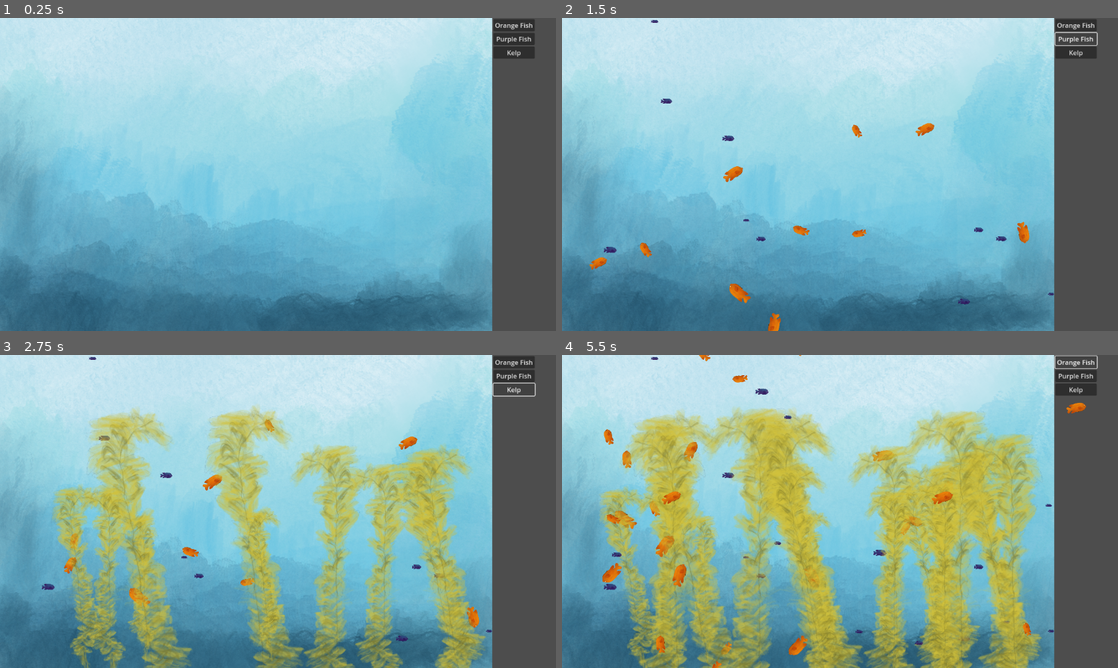
Above: before the commit, frames 1-4 (two rows, left to right).
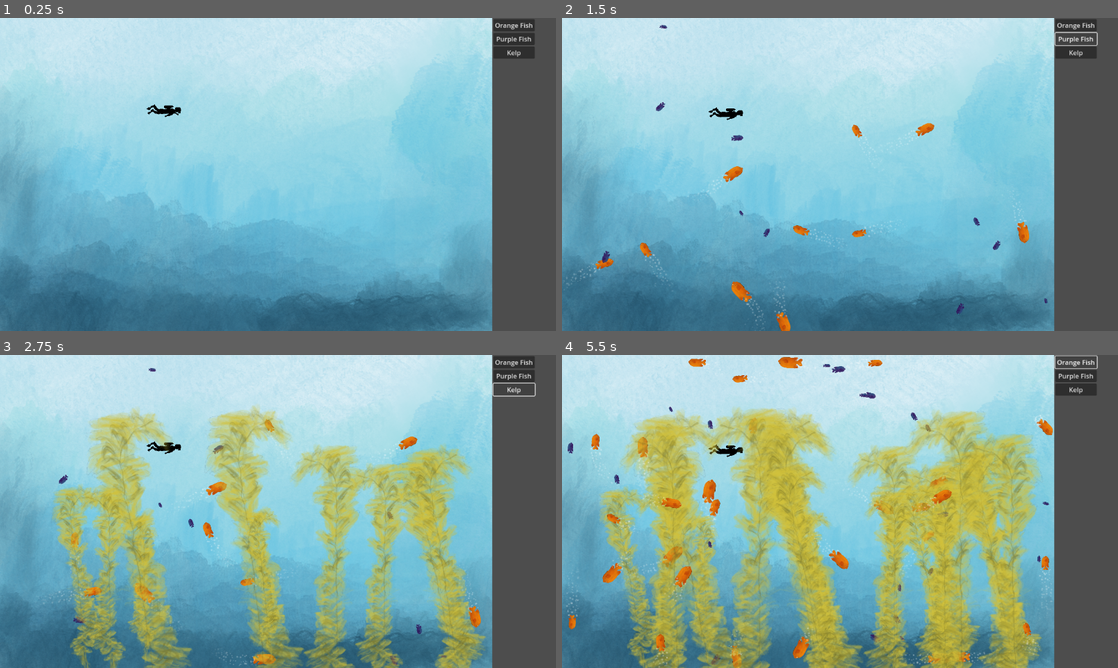
Above: after the commit, the same moments.

Repository: sbarton272/godot-aquarium
Game: Godot game, scene res://DragAndDropTank/drag_and_drop_tank.tscn
Two runs of this game, one before a commit and one after it. Both use one fixed random seed, a clock stepped at 60 frames per second and the inputs below.
Inputs:
- Up to frame 1 (0.25 s): no input
- Up to frame 2 (1.5 s): click "Orange Fish" at 0.5 s; click "Purple Fish" at 1.25 s
- Up to frame 3 (2.75 s): click "Kelp" at 2 s
- Up to frame 4 (5.5 s): click "Orange Fish" at 2.75 s; click "Purple Fish" at 3.5 s; click "Kelp" at 4.25 s; click "Orange Fish" at 5 s

The runs differ from the first frame. In frame 1, 0.1% of the frame differs, in the area x 26-33%, y 27-32%; in frame 2, 1.2%; in frame 3, 1.5%; in frame 4, 4.0%, in the area x 0-95%, y 0-100%.
Error before the commit: Invalid access to property or key 'position' on a base object of type 'Nil'. (res://DragAndDropTank/fish_movement_component_2.gd:14)

Commit message:
Added decision weights for fish and wall avoidance

Diff:
--- a/GodotAquariumProject1/DragAndDropTank/drag_and_drop_fish_orange.tscn
+++ b/GodotAquariumProject1/DragAndDropTank/drag_and_drop_fish_orange.tscn
@@ -1,9 +1,10 @@
-[gd_scene load_steps=5 format=3 uid="uid://c4mx6gs6cuxdw"]
+[gd_scene load_steps=6 format=3 uid="uid://c4mx6gs6cuxdw"]
 
 [ext_resource type="Texture2D" uid="uid://do2cs7sacr5ab" path="res://graphics/spencer_orange_fish_2.png" id="1_j3407"]
 [ext_resource type="PackedScene" uid="uid://cm3pp3tnwpafg" path="res://DragAndDropTank/splash_sound_component.tscn" id="3_jqcxl"]
 [ext_resource type="PackedScene" uid="uid://dik23p44j3wro" path="res://DragAndDropTank/fish_movement_component_2.tscn" id="4_04txc"]
 [ext_resource type="PackedScene" uid="uid://dyrrvy2cr6wyo" path="res://DragAndDropTank/sprite_size_randomizer_component.tscn" id="4_ik5mi"]
+[ext_resource type="PackedScene" uid="uid://bhpo0nqynfr3k" path="res://bubble_trail.tscn" id="5_alntf"]
 
 [node name="DragAndDropFishOrange" type="Node2D"]
 
@@ -20,3 +21,13 @@
 
 [node name="FishMovementComponent2" parent="." node_paths=PackedStringArray("parent_object") instance=ExtResource("4_04txc")]
 parent_object = NodePath("..")
+neighbor_alignment_weight = 1.0
+
+[node name="BubbleTrail" parent="." instance=ExtResource("5_alntf")]
+position = Vector2(-16, -9)
+
+[node name="BubbleTrail2" parent="." instance=ExtResource("5_alntf")]
+position = Vector2(-16, 10)
+
+[node name="BubbleTrail3" parent="." instance=ExtResource("5_alntf")]
+position = Vector2(-23, 1)
--- a/GodotAquariumProject1/DragAndDropTank/drag_and_drop_fish_purple.tscn
+++ b/GodotAquariumProject1/DragAndDropTank/drag_and_drop_fish_purple.tscn
@@ -1,9 +1,9 @@
 [gd_scene load_steps=5 format=3 uid="uid://5oupmlivqrpn"]
 
 [ext_resource type="Texture2D" uid="uid://bijk2b3hdotsk" path="res://graphics/spencer_purple_fish_1.png" id="1_m6gt6"]
-[ext_resource type="Script" path="res://DragAndDropTank/fish_movement_component_2.gd" id="2_2jor5"]
 [ext_resource type="PackedScene" uid="uid://cm3pp3tnwpafg" path="res://DragAndDropTank/splash_sound_component.tscn" id="3_p2yil"]
 [ext_resource type="PackedScene" uid="uid://dyrrvy2cr6wyo" path="res://DragAndDropTank/sprite_size_randomizer_component.tscn" id="4_xxmxq"]
+[ext_resource type="PackedScene" uid="uid://dik23p44j3wro" path="res://DragAndDropTank/fish_movement_component_2.tscn" id="4_yxhql"]
 
 [node name="Fish" type="Node2D"]
 
@@ -11,12 +11,13 @@
 scale = Vector2(0.05, 0.05)
 texture = ExtResource("1_m6gt6")
 
-[node name="FishMovementComponent" type="Node2D" parent="."]
-script = ExtResource("2_2jor5")
-
 [node name="SplashSoundComponent" parent="." instance=ExtResource("3_p2yil")]
 
 [node name="SpriteSizeRandomizerComponent" parent="." node_paths=PackedStringArray("target_sprite") instance=ExtResource("4_xxmxq")]
 target_sprite = NodePath("../FishSprite")
 min_scale = 0.3
 max_scale = 0.7
+
+[node name="FishMovementComponent2" parent="." node_paths=PackedStringArray("parent_object") instance=ExtResource("4_yxhql")]
+parent_object = NodePath("..")
+neighbor_alignment_weight = 3.0
--- a/GodotAquariumProject1/DragAndDropTank/drag_and_drop_kelp.tscn
+++ b/GodotAquariumProject1/DragAndDropTank/drag_and_drop_kelp.tscn
@@ -1,19 +1,14 @@
-[gd_scene load_steps=8 format=3 uid="uid://4mxcrdtg7rmt"]
+[gd_scene load_steps=6 format=3 uid="uid://4mxcrdtg7rmt"]
 
 [ext_resource type="Script" path="res://DragAndDropTank/drag_and_drop_kelp.gd" id="1_j5ibn"]
 [ext_resource type="Shader" path="res://resources/kelp_sway_shader.gdshader" id="2_wno2s"]
 [ext_resource type="Texture2D" uid="uid://cl4is2j61po2t" path="res://graphics/kelp.png" id="3_demxg"]
 [ext_resource type="PackedScene" uid="uid://cm3pp3tnwpafg" path="res://DragAndDropTank/splash_sound_component.tscn" id="4_gjfx2"]
-[ext_resource type="PackedScene" uid="uid://dvwqxbr4mgddn" path="res://components/mover.tscn" id="5_5200l"]
 
 [sub_resource type="ShaderMaterial" id="ShaderMaterial_n1obi"]
 resource_local_to_scene = true
 shader = ExtResource("2_wno2s")
 shader_parameter/sway_distance = 0.0
-
-[sub_resource type="CapsuleShape2D" id="CapsuleShape2D_2kn7l"]
-radius = 51.0
-height = 662.0
 
 [node name="Kelp" type="Node2D"]
 script = ExtResource("1_j5ibn")
@@ -27,10 +22,3 @@
 hframes = 2
 
 [node name="SplashSoundComponent" parent="." instance=ExtResource("4_gjfx2")]
-
-[node name="Mover" parent="." node_paths=PackedStringArray("parent_sprite", "parent_object") instance=ExtResource("5_5200l")]
-parent_sprite = NodePath("../KelpSprite")
-parent_object = NodePath("..")
-
-[node name="CollisionShape2D" type="CollisionShape2D" parent="Mover"]
-shape = SubResource("CapsuleShape2D_2kn7l")
--- a/GodotAquariumProject1/DragAndDropTank/drag_and_drop_tank.tscn
+++ b/GodotAquariumProject1/DragAndDropTank/drag_and_drop_tank.tscn
@@ -7,22 +7,33 @@
 [ext_resource type="PackedScene" uid="uid://5oupmlivqrpn" path="res://DragAndDropTank/drag_and_drop_fish_purple.tscn" id="4_4jeir"]
 [ext_resource type="PackedScene" uid="uid://4mxcrdtg7rmt" path="res://DragAndDropTank/drag_and_drop_kelp.tscn" id="5_e0qyk"]
 [ext_resource type="AudioStream" uid="uid://bktbu5234fq83" path="res://audio/Underwater_test.mp3" id="7_bg8pr"]
+[ext_resource type="PackedScene" uid="uid://dyabe5swsd6hx" path="res://player/diver.tscn" id="8_bqwrj"]
 
 [node name="DragAndDropTank" type="Node2D"]
+
+[node name="CanvasModulate" type="CanvasModulate" parent="."]
 
 [node name="TankBackground" type="Sprite2D" parent="."]
 position = Vector2(600, 401)
 texture = ExtResource("1_lywwj")
 
+[node name="Camera2D" type="Camera2D" parent="."]
+position = Vector2(678, 400)
+zoom = Vector2(0.85, 0.81)
+
+[node name="Diver" parent="." instance=ExtResource("8_bqwrj")]
+position = Vector2(399, 239)
+
 [node name="CanvasLayer" type="CanvasLayer" parent="."]
+follow_viewport_enabled = true
 
-[node name="InventoryMenuContainer" type="GridContainer" parent="."]
+[node name="InventoryMenuContainer" type="GridContainer" parent="CanvasLayer"]
 offset_left = 1203.0
 offset_top = 3.0
 offset_right = 1371.0
 offset_bottom = 805.0
 
-[node name="FishButton" type="Button" parent="InventoryMenuContainer"]
+[node name="FishButton" type="Button" parent="CanvasLayer/InventoryMenuContainer"]
 layout_mode = 2
 action_mode = 0
 keep_pressed_outside = true
@@ -30,7 +41,7 @@
 script = ExtResource("2_0p5uj")
 my_scene = ExtResource("3_ws3tr")
 
-[node name="FishButton2" type="Button" parent="InventoryMenuContainer"]
+[node name="FishButton2" type="Button" parent="CanvasLayer/InventoryMenuContainer"]
 layout_mode = 2
 action_mode = 0
 keep_pressed_outside = true
@@ -38,17 +49,13 @@
 script = ExtResource("2_0p5uj")
 my_scene = ExtResource("4_4jeir")
 
-[node name="FishButton3" type="Button" parent="InventoryMenuContainer"]
+[node name="FishButton3" type="Button" parent="CanvasLayer/InventoryMenuContainer"]
 layout_mode = 2
 action_mode = 0
 keep_pressed_outside = true
 text = "Kelp"
 script = ExtResource("2_0p5uj")
 my_scene = ExtResource("5_e0qyk")
-
-[node name="Camera2D" type="Camera2D" parent="."]
-position = Vector2(678, 400)
-zoom = Vector2(0.85, 0.81)
 
 [node name="ButtonDetector" type="Node2D" parent="."]
 script = ExtResource("2_ohu33")
@@ -57,9 +64,9 @@
 stream = ExtResource("7_bg8pr")
 autoplay = true
 
-[connection signal="button_down" from="InventoryMenuContainer/FishButton" to="InventoryMenuContainer/FishButton" method="_on_button_down"]
-[connection signal="clicked" from="InventoryMenuContainer/FishButton" to="ButtonDetector" method="_on_fish_button_clicked"]
-[connection signal="button_down" from="InventoryMenuContainer/FishButton2" to="InventoryMenuContainer/FishButton2" method="_on_button_down"]
-[connection signal="clicked" from="InventoryMenuContainer/FishButton2" to="ButtonDetector" method="_on_fish_button_clicked"]
-[connection signal="button_down" from="InventoryMenuContainer/FishButton3" to="InventoryMenuContainer/FishButton3" method="_on_button_down"]
-[connection signal="clicked" from="InventoryMenuContainer/FishButton3" to="ButtonDetector" method="_on_fish_button_clicked"]
+[connection signal="button_down" from="CanvasLayer/InventoryMenuContainer/FishButton" to="CanvasLayer/InventoryMenuContainer/FishButton" method="_on_button_down"]
+[connection signal="clicked" from="CanvasLayer/InventoryMenuContainer/FishButton" to="ButtonDetector" method="_on_fish_button_clicked"]
+[connection signal="button_down" from="CanvasLayer/InventoryMenuContainer/FishButton2" to="CanvasLayer/InventoryMenuContainer/FishButton2" method="_on_button_down"]
+[connection signal="clicked" from="CanvasLayer/InventoryMenuContainer/FishButton2" to="ButtonDetector" method="_on_fish_button_clicked"]
+[connection signal="button_down" from="CanvasLayer/InventoryMenuContainer/FishButton3" to="CanvasLayer/InventoryMenuContainer/FishButton3" method="_on_button_down"]
+[connection signal="clicked" from="CanvasLayer/InventoryMenuContainer/FishButton3" to="ButtonDetector" method="_on_fish_button_clicked"]
--- a/GodotAquariumProject1/DragAndDropTank/fish_movement_component_2.gd
+++ b/GodotAquariumProject1/DragAndDropTank/fish_movement_component_2.gd
@@ -2,10 +2,21 @@
 
 @export var parent_object: Node2D
 
-var speed: float = 100
+@export var speed: float = 100
+@export var border_check_distance: float = 100
+@export var neighbor_separation_weight: float = 1
+@export var neighbor_alignment_weight: float = 10
+@export var obstacle_avoidance_weight: float = 5
+
 var velocity: Vector2
 
 @onready var neighbor_detector: Area2D = $NeighborDetector
+
+#grab tank bounds, with some extra margin
+@onready var max_x: float = draganddropglobals.max_x - 20
+@onready var min_x: float = draganddropglobals.min_x + 20
+@onready var max_y: float = draganddropglobals.max_y - 20
+@onready var min_y: float = draganddropglobals.min_y + 20
 
 func _ready():
 	velocity = Vector2.RIGHT.rotated(randf_range(0, 2 * PI)) * speed
@@ -23,16 +34,64 @@
 
 		for body in neighbor_bodies:
 			if not body == $FishBody:
+				#separate from any nearby neighbors
 				var separation_direction: Vector2 = global_position - body.global_position
-				velocity += separation_direction * delta
+				velocity += separation_direction * neighbor_separation_weight * delta
+
+				#get nearby neighbors' total velocities
 				neighbor_vel_total_x += body.get_parent().velocity.x
 				neighbor_vel_total_y += body.get_parent().velocity.y
 
+		#use nearby neighbors total velocities to get an average velocity
 		var neighbor_vel_avg_x: float = neighbor_vel_total_x/(neighbor_bodies.size()-1)
 		var neighbor_vel_avg_y: float = neighbor_vel_total_y/(neighbor_bodies.size()-1)
 		var neighbor_vel_avg: Vector2 = Vector2(neighbor_vel_avg_x,neighbor_vel_avg_y)
 
-		velocity = (velocity+(neighbor_vel_avg*delta)).normalized() * speed
+		#add average velocity of neighbors to my velocity
+		velocity += neighbor_vel_avg * neighbor_alignment_weight * delta
 
-		#next step: move towards avg position of neighbors, either in current detection area or a wider area
-		#after that: raycast to avoid obstacles (different collision layer)
+	#move towards avg position of neighbors, either in current detection area or a wider area
+
+	#finally, normalize the velocity with all the added vectors
+	velocity = velocity.normalized() * speed
+
+
+	#avoid tank borders - this should be updated to use raycasts to check for collisions with obstacles, so fish can avoid rocks, etc. too
+
+	var current_dir: Vector2 = velocity.normalized()
+
+	if dir_inside_bounds(current_dir):
+		pass
+	else:
+		#randomly choose to check to the right or to the left
+		var check_rotation: int
+		if randi_range(1,10) > 5:
+			check_rotation = 1
+		else:
+			check_rotation = -1
+		#check increasing angles to the given direction
+		if dir_inside_bounds(current_dir.rotated((check_rotation * 2 * PI / 6))):
+			velocity = velocity.normalized() + (current_dir.rotated((check_rotation * 2 * PI / 6)) * obstacle_avoidance_weight * delta)
+			velocity *= speed
+		elif dir_inside_bounds(current_dir.rotated((check_rotation * 2 * PI / 3))):
+			velocity = velocity.normalized() + (current_dir.rotated((check_rotation * 2 * PI / 3)) * obstacle_avoidance_weight * delta)
+			velocity *= speed
+
+
+	#lock position to within tank
+	if global_position.x > max_x:
+		parent_object.position.x = max_x
+	if global_position.x < min_x:
+		parent_object.position.x = min_x
+	if global_position.y > max_y:
+		parent_object.position.y = max_y
+	if global_position.y < min_y:
+		parent_object.position.y = min_y
+
+func dir_inside_bounds(dir: Vector2) -> bool:
+	if (global_position + (dir * border_check_distance)).x > max_x \
+	or (global_position + (dir * border_check_distance)).x < min_x \
+	or (global_position + (dir * border_check_distance)).y > max_y \
+	or (global_position + (dir * border_check_distance)).y < min_y :
+		return false
+	else: return true
--- /dev/null
+++ b/GodotAquariumProject1/bubble_trail.tscn
@@ -0,0 +1,24 @@
+[gd_scene load_steps=3 format=3 uid="uid://bhpo0nqynfr3k"]
+
+[ext_resource type="Texture2D" uid="uid://bx81xf55i0uhs" path="res://graphics/Light1.png" id="1_2igwn"]
+
+[sub_resource type="Gradient" id="Gradient_mivhi"]
+colors = PackedColorArray(1, 1, 1, 0.52549, 1, 1, 1, 0)
+
+[node name="BubbleTrail" type="Node2D"]
+
+[node name="CPUParticles2D" type="CPUParticles2D" parent="."]
+amount = 25
+lifetime = 1.5
+lifetime_randomness = 0.1
+texture = ExtResource("1_2igwn")
+emission_shape = 1
+emission_sphere_radius = 5.0
+direction = Vector2(-1, 0)
+spread = 10.0
+gravity = Vector2(0, 0)
+initial_velocity_max = 15.0
+damping_max = 10.0
+scale_amount_min = 0.01
+scale_amount_max = 0.03
+color_ramp = SubResource("Gradient_mivhi")
Not shown: 1 places in GodotAquariumProject1/DragAndDropTank/drag_and_drop_tank.tscn that only renumber resources
